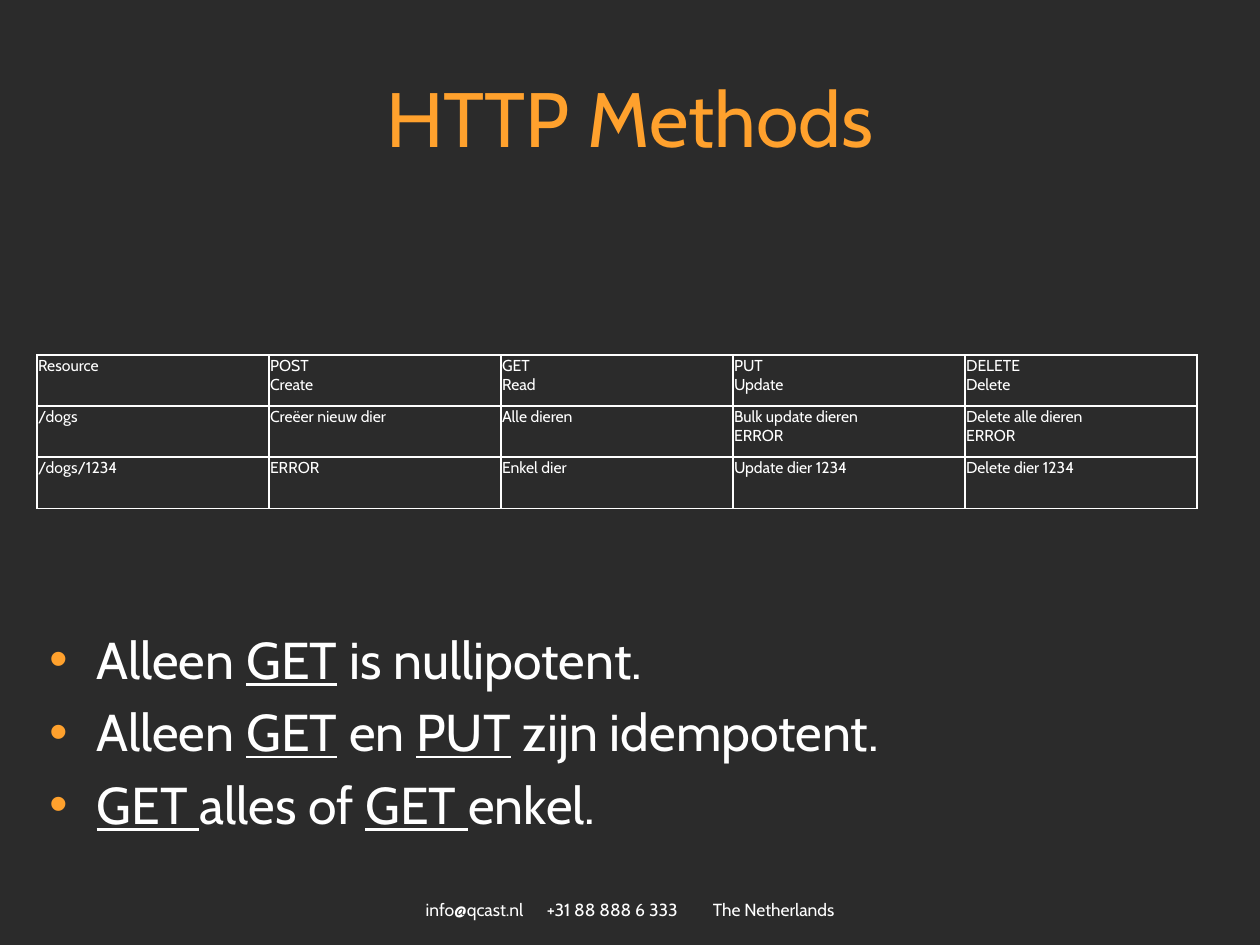
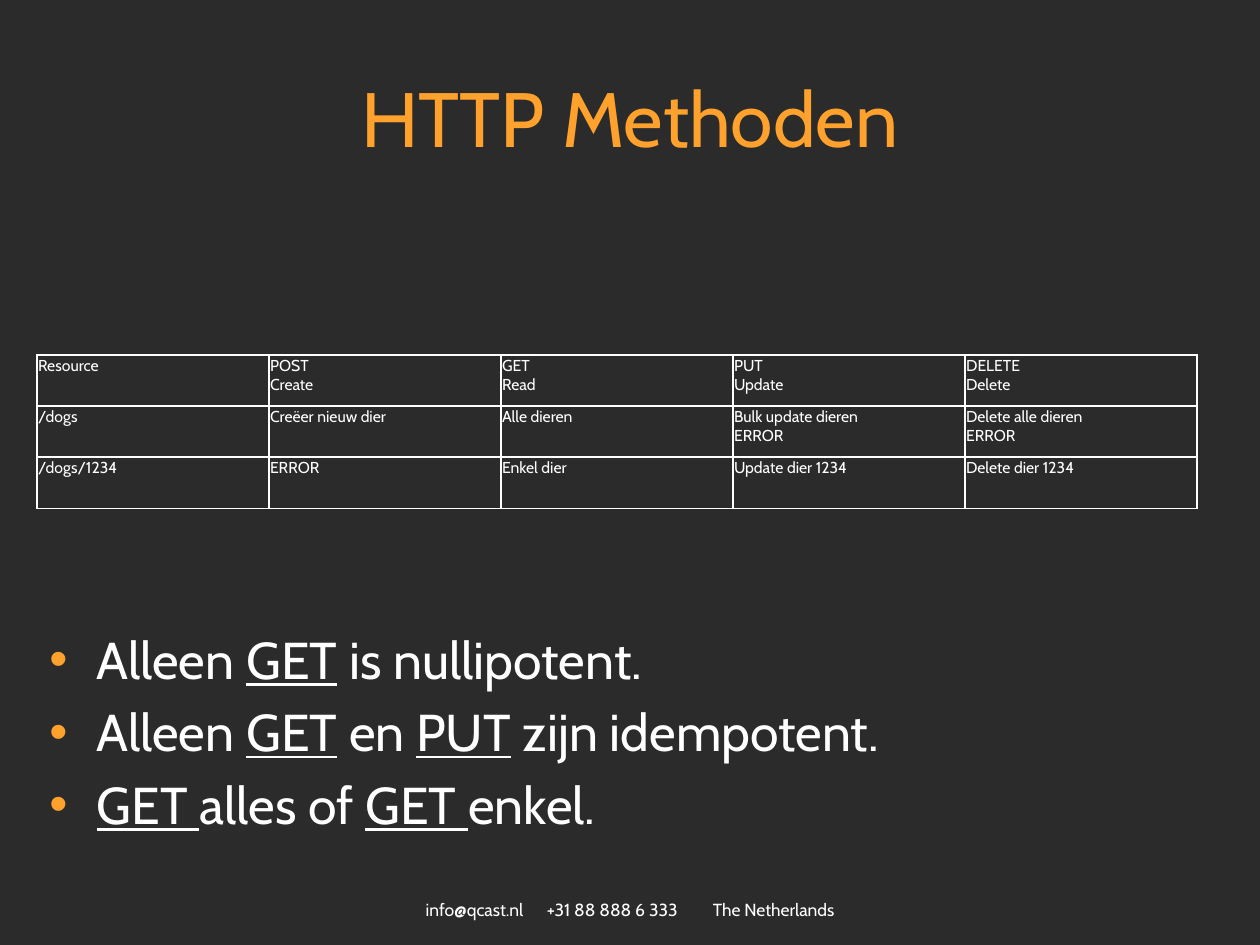
Before and after one commit to spijkerman/dierentuin, a slide deck: slide 7 of API workshop.pptx. Drawn at 1260x945 pixels with LibreOffice and Linux fonts; fonts in the diff are those of the drawing; background and template pictures are left out; a plain dark background stands for a picture behind light text. Boxes give left, top, right and bottom in pixels: in the first picture for what was removed or moved away, otherwise in the second. Text is boxed around its words. In the diff, an @@ line names an element or a change of style, - is before the commit and + after.

```diff
--- a/API workshop.pptx
+++ b/API workshop.pptx
@@ title at [361,89,898,148]: text changed @@
-HTTP Methods
+HTTP Methoden
```
Also in this commit, not shown: 7 other slides changed, 3 slides added, 4 slides removed.
